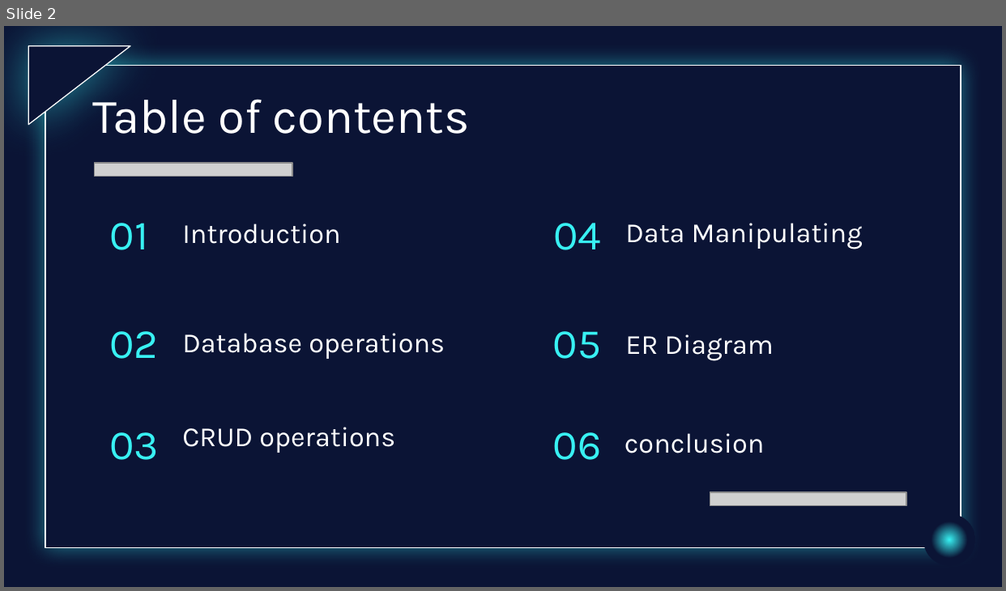
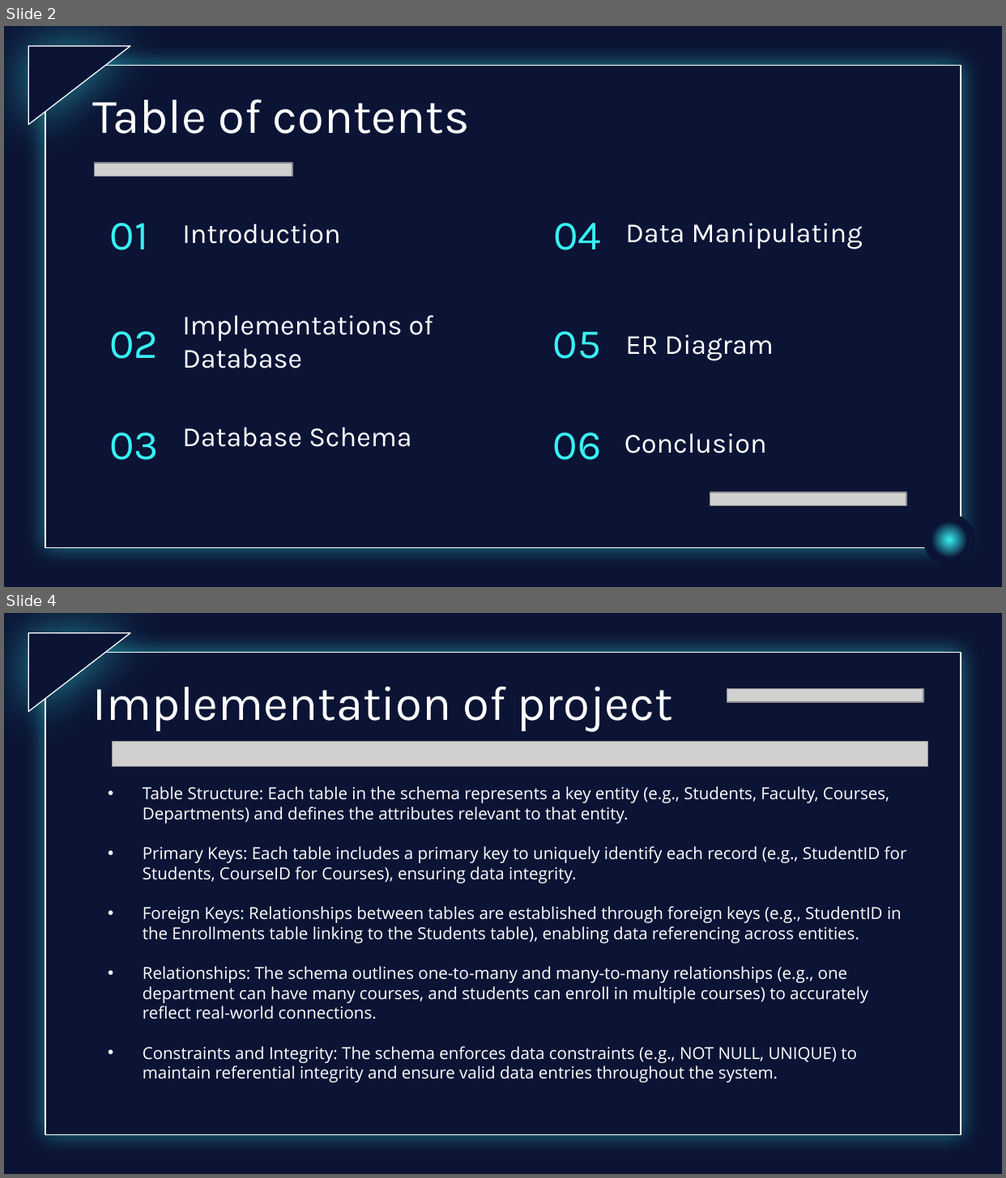
Before and after one commit to UbaidBinWaris/BSCS, a slide deck: BSCS 4B/DB lab/Project/DBMS lab presentation.pptx. Shown one above the other, each under a label of ours: slide 2 before the commit, slides 2 and 4 after it; the slides between them are not shown. The pictures are 1006x591 and 1006x1178 pixels, drawn with LibreOffice and Linux fonts; fonts in the diff are those of the drawing; grey boxes stand for pictures; background and template pictures are left out. Boxes give left, top, right and bottom in pixels: in the first picture for what was removed or moved away, otherwise in the second. Text is boxed around its words. In the diff, an @@ line names an element or a change of style, - is before the commit and + after.

```diff
--- a/BSCS 4B/DB lab/Project/DBMS lab presentation.pptx
+++ b/BSCS 4B/DB lab/Project/DBMS lab presentation.pptx
@@ slide 4 added at [4, 613, 1002, 1174], background picture (left out); not listed: 2 template elements that a slide beside it also shows @@
@@ title added at [92, 686, 673, 731], 35 pt, text #FFFFFF @@
+Implementation of project
@@ picture added at [727, 689, 924, 702] @@
@@ picture added at [112, 742, 928, 767] @@
@@ text added at [143, 786, 907, 1083], 12 pt, text #FFFFFF @@
+• Table Structure: Each table in the schema represents a key entity (e.g., Students, Faculty, Courses, Departments) and defines the attributes relevant to that entity.
+• Primary Keys: Each table includes a primary key to uniquely identify each record (e.g., StudentID for Students, CourseID for Courses), ensuring data integrity.
+• Foreign Keys: Relationships between tables are established through foreign keys (e.g., StudentID in the Enrollments table linking to the Students table), enabling data referencing across entities.
+• Relationships: The schema outlines one-to-many and many-to-many relationships (e.g., one department can have many courses, and students can enroll in multiple courses) to accurately reflect real-world connections.
+• Constraints and Integrity: The schema enforces data constraints (e.g., NOT NULL, UNIQUE) to maintain referential integrity and ensure valid data entries throughout the system.
@@ slide 2 changed as well @@
@@ subtitle at [182, 315, 433, 369]: text changed @@
-Database operations
+Implementations of Database
@@ subtitle at [182, 427, 411, 447]: text changed @@
-CRUD operations
+Database Schema
@@ subtitle at [624, 433, 767, 454]: text changed @@
-conclusion
+Conclusion
```
Also in this commit, not shown: 3 other slides changed, 11 other slides added, 12 slides removed, 3 other files.
